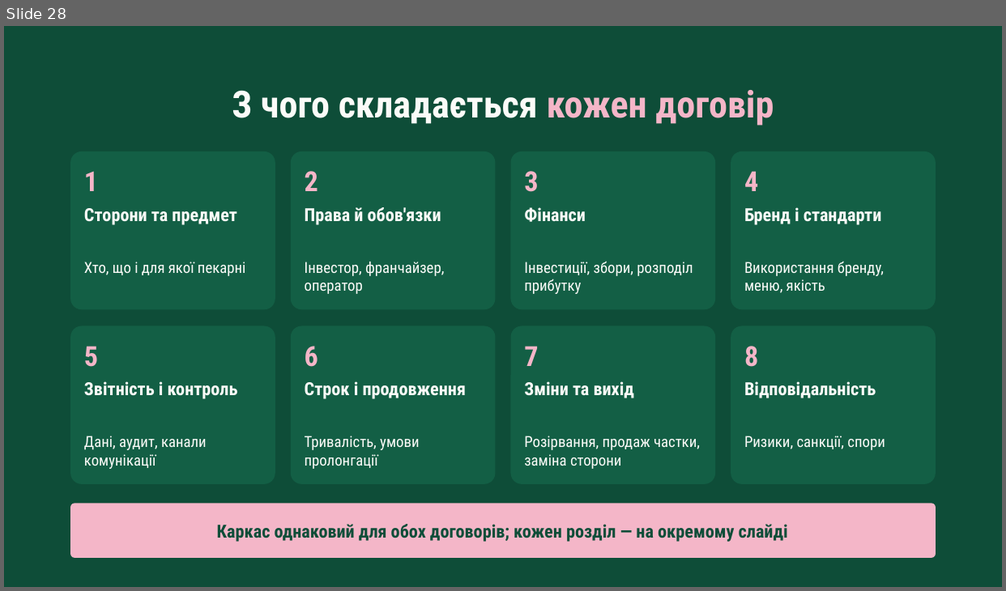
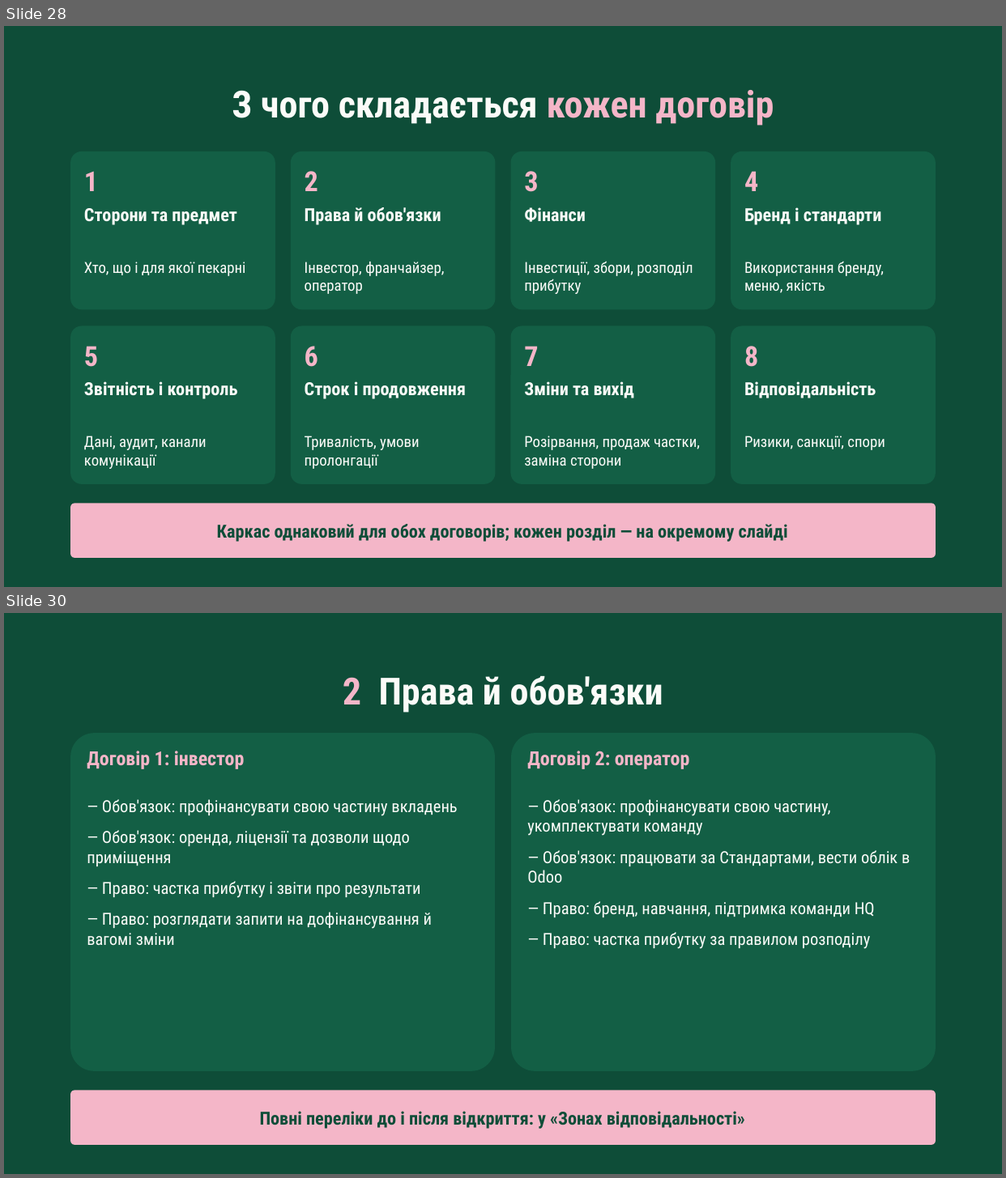
Before and after one commit to denfidiriv-cmyk/xcrypto, a slide deck: presentation_with_contract.pptx. Shown one above the other, each under a label of ours: slide 28 before the commit, slides 28 and 30 after it; the slides between them are not shown. The pictures are 1006x591 and 1006x1178 pixels, drawn with LibreOffice and Linux fonts; fonts in the diff are those of the drawing. Boxes give left, top, right and bottom in pixels: in the first picture for what was removed or moved away, otherwise in the second. Text is boxed around its words. In the diff, an @@ line names an element or a change of style, - is before the commit and + after.

```diff
--- a/presentation_with_contract.pptx
+++ b/presentation_with_contract.pptx
@@ slide 30 added at [4,613,1002,1174], background #0E4D38 @@
@@ text added at [343,676,663,713], 54 pt, text #FBFBF8, bold @@
+2 Права й обов'язки
@@ rounded rectangle added at [70,733,495,1071], fill #135F45 @@
@@ rounded rectangle added at [511,733,935,1071], fill #135F45 @@
@@ text added at [87,751,245,769], 28 pt, text #F4B6C8, bold @@
+Договір 1: інвестор
@@ text added at [527,751,690,769], 28 pt, text #F4B6C8, bold @@
+Договір 2: оператор
@@ text added at [87,799,457,945], 24 pt, text #FBFBF8 @@
+— Обов'язок: профінансувати свою частину вкладень
+— Обов'язок: оренда, ліцензії та дозволи щодо приміщення
+— Право: частка прибутку і звіти про результати
+— Право: розглядати запити на дофінансування й вагомі зміни
@@ text added at [527,799,910,949], 24 pt, text #FBFBF8 @@
+— Обов'язок: профінансувати свою частину, укомплектувати команду
+— Обов'язок: працювати за Стандартами, вести облік в Odoo
+— Право: бренд, навчання, підтримка команди HQ
+— Право: частка прибутку за правилом розподілу
@@ rounded rectangle added at [70,1091,935,1145], fill #F4B6C8 @@
@@ text added at [260,1111,745,1129], 26 pt, text #0E4D38, bold @@
+Повні переліки до і після відкриття: у «Зонах відповідальності»
```
Also in this commit, not shown: 8 other slides added, 8 slides removed.
